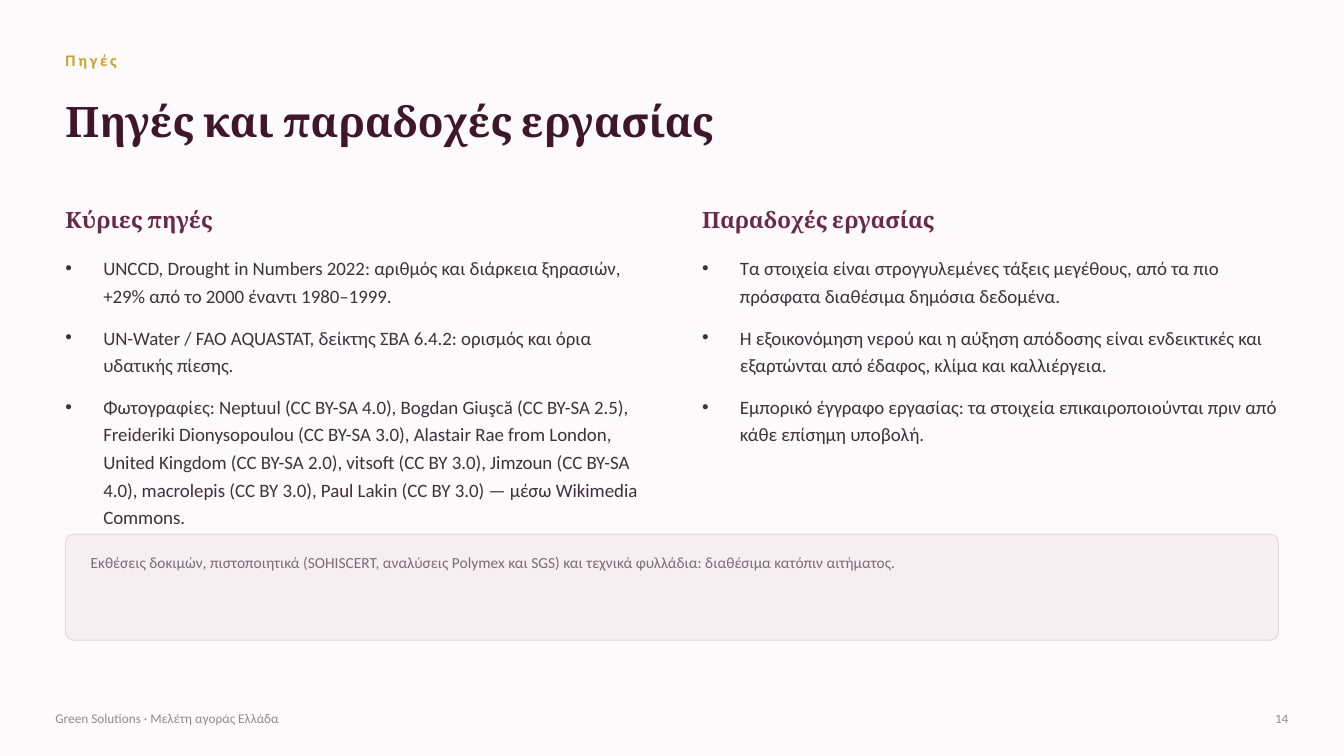
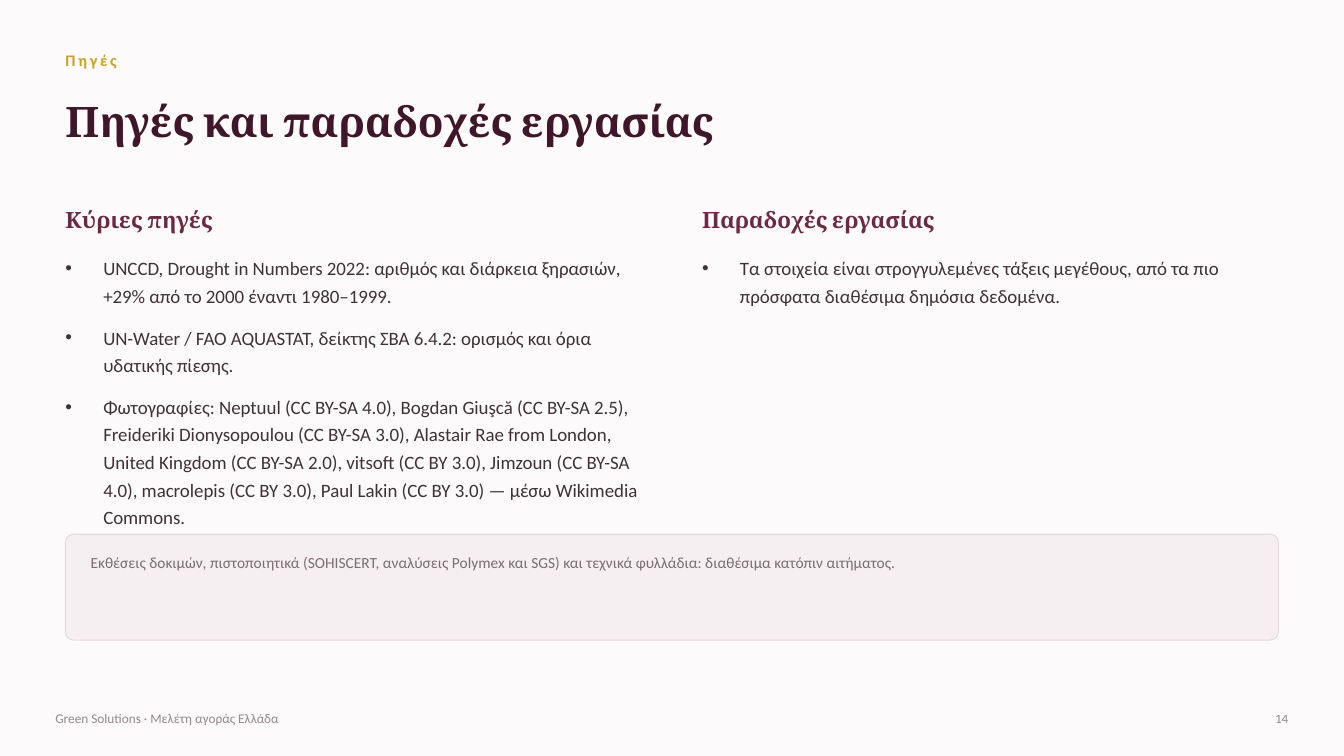
Before and after one commit to Gabes2705/green-solutions-web, a slide deck: slide 15 of public/documents/countries/grece.pptx. Drawn at 1344x756 pixels with LibreOffice and Linux fonts; fonts in the diff are those of the drawing. Boxes give left, top, right and bottom in pixels: in the first picture for what was removed or moved away, otherwise in the second. Text is boxed around its words. In the diff, an @@ line names an element or a change of style, - is before the commit and + after.

```diff
--- a/public/documents/countries/grece.pptx
+++ b/public/documents/countries/grece.pptx
@@ text at [740, 331, 1276, 445]: paragraphs removed @@
-• Η εξοικονόμηση νερού και η αύξηση απόδοσης είναι ενδεικτικές και εξαρτώνται από έδαφος, κλίμα και καλλιέργεια.
-• Εμπορικό έγγραφο εργασίας: τα στοιχεία επικαιροποιούνται πριν από κάθε επίσημη υποβολή.
```
Also in this commit, not shown: 1 other slide changed, 39 other files.
